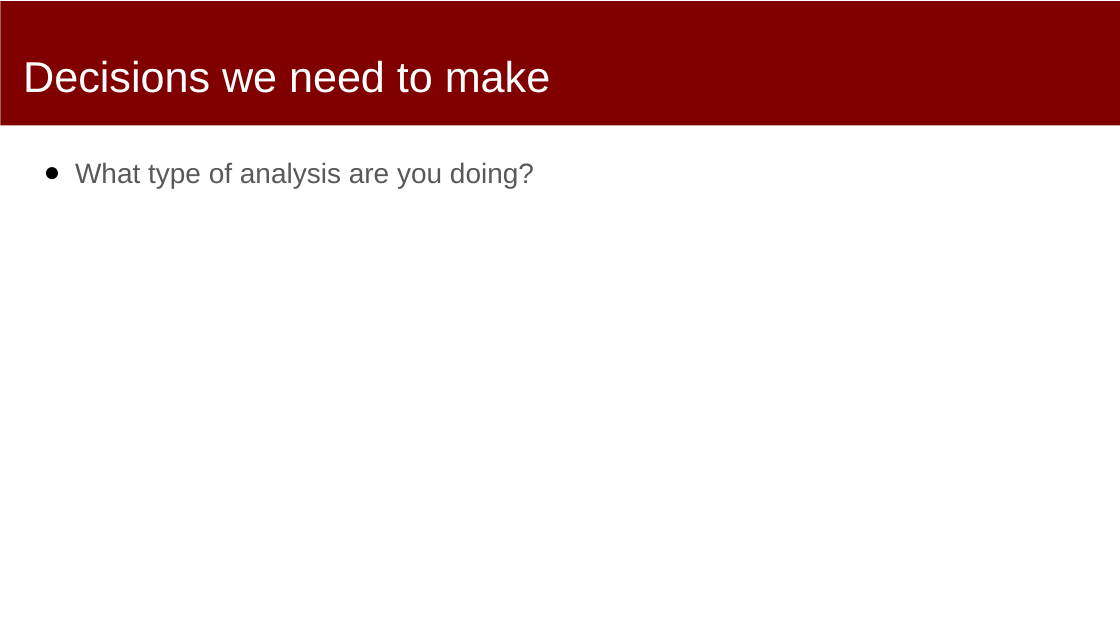
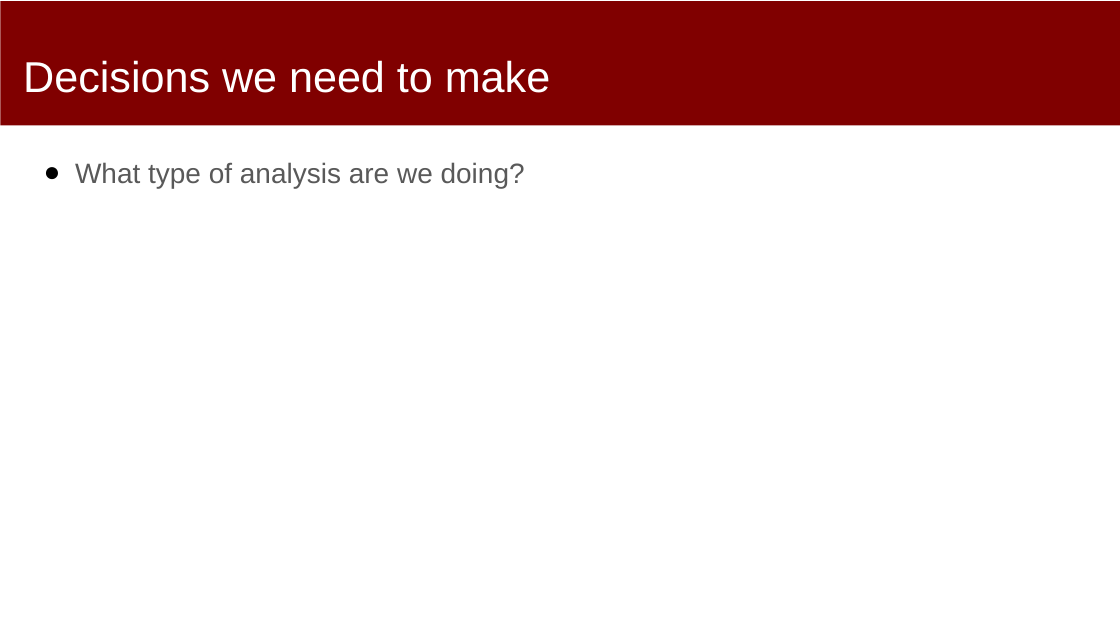
Before and after one commit to dssg/MLinPractice, a slide deck: slide 9 of Lectures/Lecture4-Formulation.pptx. Drawn at 1120x630 pixels with LibreOffice and Linux fonts; fonts in the diff are those of the drawing. Boxes give left, top, right and bottom in pixels: in the first picture for what was removed or moved away, otherwise in the second. Text is boxed around its words. In the diff, an @@ line names an element or a change of style, - is before the commit and + after.

```diff
--- a/Lectures/Lecture4-Formulation.pptx
+++ b/Lectures/Lecture4-Formulation.pptx
@@ text at box(75, 162, 525, 188): text changed @@
-● What type of analysis are you doing?
+● What type of analysis are we doing?
```
Also in this commit, not shown: 5 other slides changed, 6 slides added, 2 slides removed.
